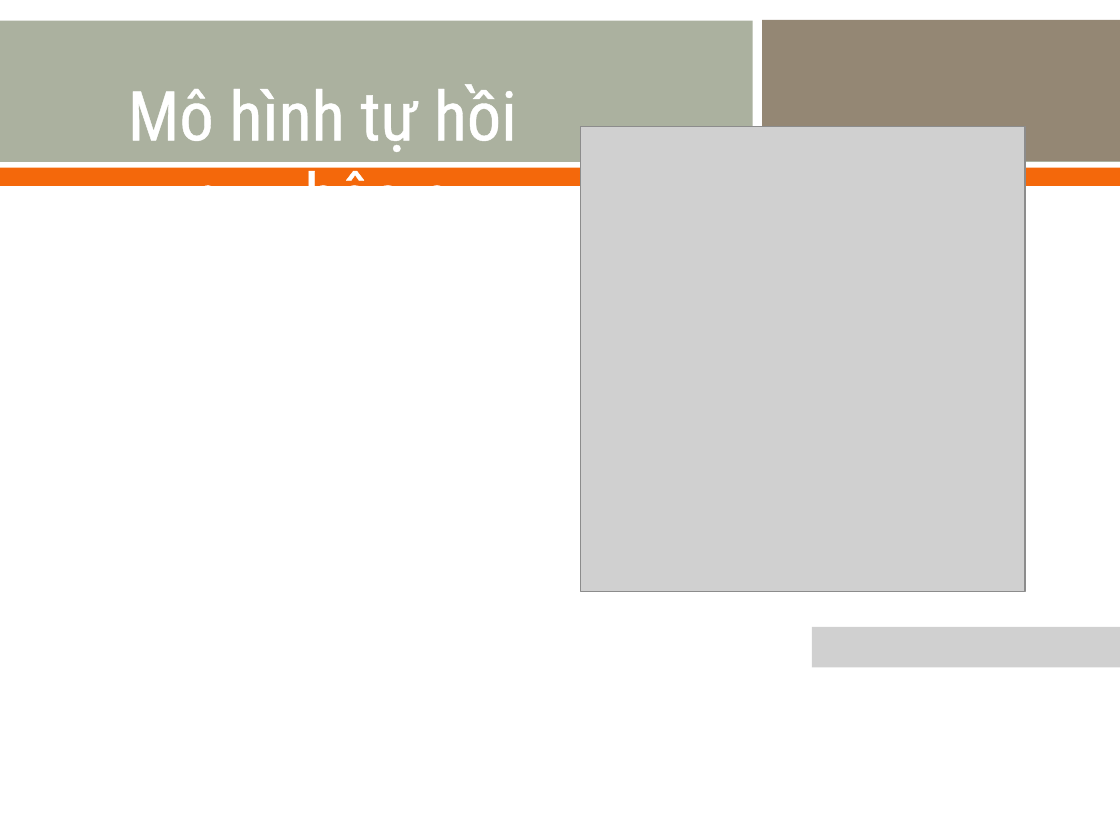
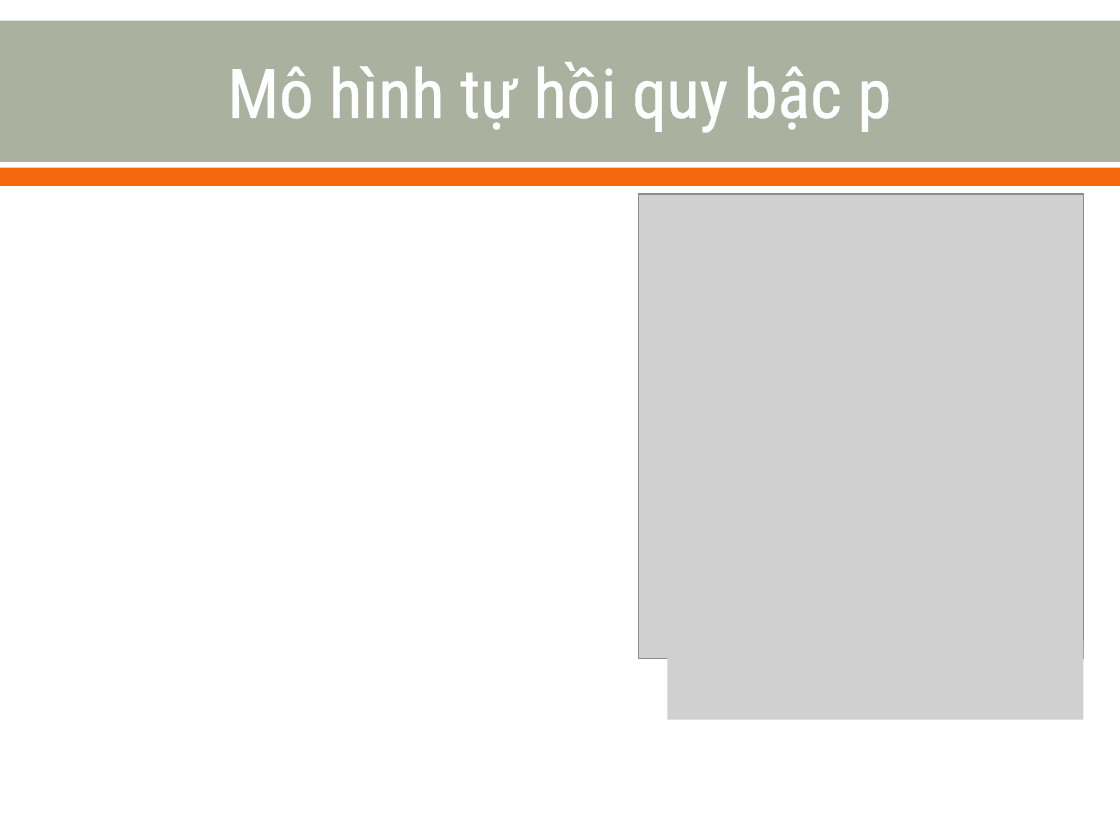
Before and after one commit to nvtthai/forecast-time-series, a slide deck: slide 16 of Report/Presentation.ppt. Drawn at 1120x840 pixels with LibreOffice and Linux fonts; fonts in the diff are those of the drawing; grey boxes stand for pictures. Boxes give left, top, right and bottom in pixels: in the first picture for what was removed or moved away, otherwise in the second. Text is boxed around its words. In the diff, an @@ line names an element or a change of style, - is before the commit and + after.

```diff
--- a/Report/Presentation.ppt
+++ b/Report/Presentation.ppt
@@ title "Mô hình tự hồi quy ..." rewrapped from (x1=128, y1=84, x2=517, y2=186) to (x1=227, y1=62, x2=891, y2=133) @@
@@ rectangle removed at (x1=753, y1=17, x2=762, y2=166) @@
@@ rectangle removed at (x1=756, y1=20, x2=1120, y2=161) @@
@@ picture moved from (x1=580, y1=127, x2=1025, y2=591) to (x1=638, y1=194, x2=1083, y2=659) @@
@@ picture removed at (x1=812, y1=627, x2=1120, y2=668) @@
@@ picture added at (x1=668, y1=641, x2=1084, y2=720) @@
```
Also in this commit, not shown: 17 other slides changed, 3 slides added, 1 slide removed.
